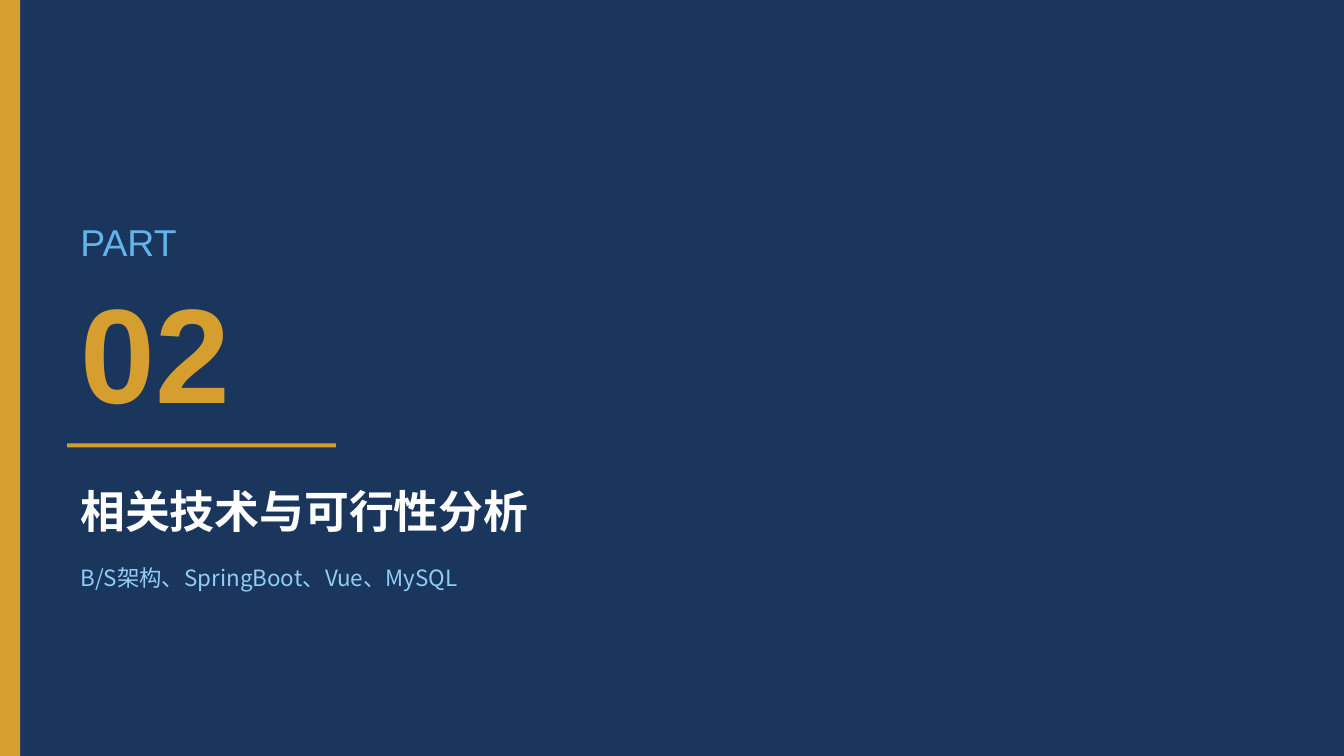
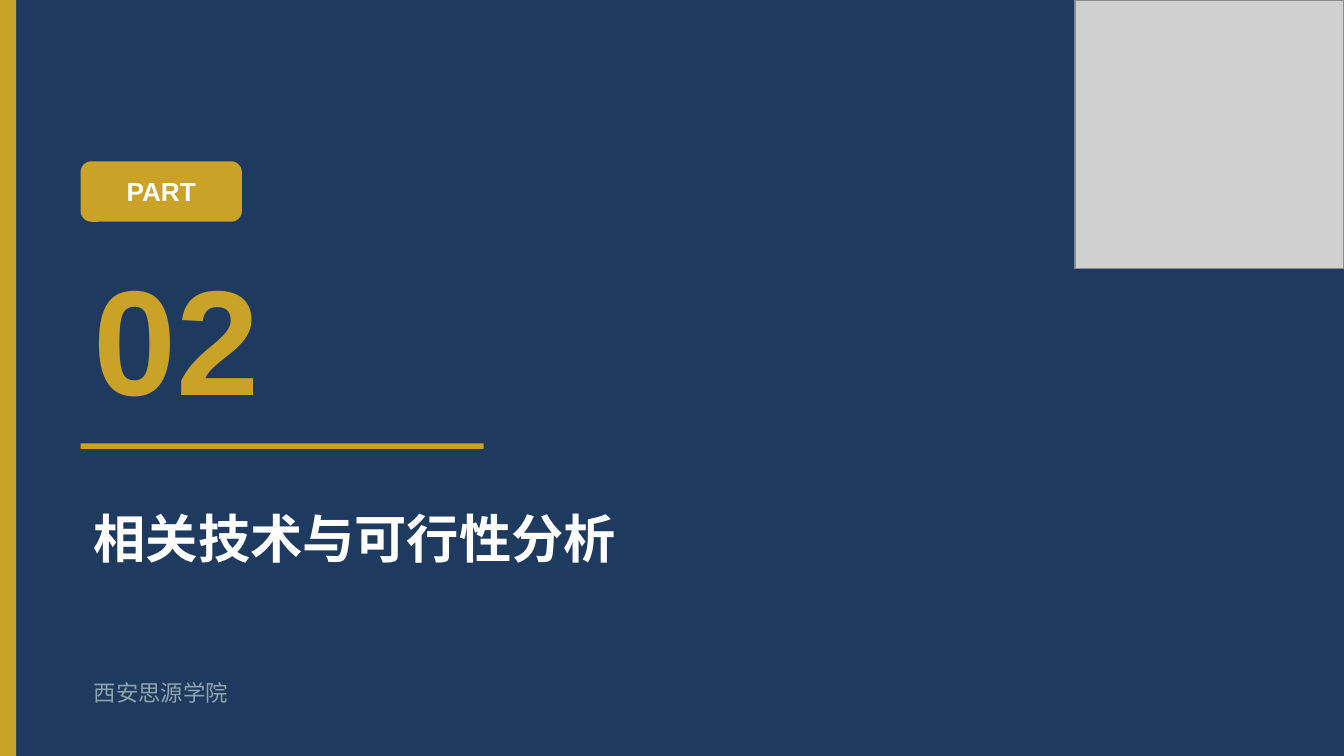
Before and after one commit to lvolk555/Trea--warehouse-, a slide deck: slide 6 of 生鲜超市综合管理系统_毕业答辩PPT.pptx. Drawn at 1344x756 pixels with LibreOffice and Linux fonts; fonts in the diff are those of the drawing; grey boxes stand for pictures. Boxes give left, top, right and bottom in pixels: in the first picture for what was removed or moved away, otherwise in the second. Text is boxed around its words. In the diff, an @@ line names an element or a change of style, - is before the commit and + after.

```diff
--- a/生鲜超市综合管理系统_毕业答辩PPT.pptx
+++ b/生鲜超市综合管理系统_毕业答辩PPT.pptx
@@ background #1A365D to #1E3A5F @@
@@ rectangle: place and size @@
-rectangle at box(0, 0, 20, 755)
+rectangle at box(0, 0, 16, 755)
@@ rectangle at box(0, 0, 16, 755): fill #D69E2E to #C9A227 @@
@@ picture added at box(1075, 0, 1344, 269) @@
@@ text "PART": place and size @@
-text "PART" at box(80, 230, 176, 256)
+text "PART" at box(127, 183, 196, 201)
@@ text "PART" at box(127, 183, 196, 201): size 20 to 14 pt, text colour #63B3ED to #FFFFFF, bold on; alignment left to centre @@
@@ rounded rectangle added at box(81, 161, 242, 222), fill #C9A227 @@
@@ text "02": place and size @@
-text "02" at box(80, 309, 229, 405)
+text "02" at box(94, 291, 260, 397)
@@ text "02" at box(94, 291, 260, 397): size 72 to 80 pt, text colour #D69E2E to #C9A227 @@
@@ rectangle at box(81, 444, 484, 449): fill #D69E2E to #C9A227 @@
@@ rectangle: place and size @@
-rectangle at box(67, 444, 336, 448)
+rectangle at box(81, 444, 484, 449)
@@ text "相关技术与可行性分析": place and size @@
-text "相关技术与可行性分析" at box(80, 490, 528, 532)
+text "相关技术与可行性分析" at box(94, 513, 616, 563)
@@ text "相关技术与可行性分析" at box(94, 513, 616, 563): size 24 to 28 pt @@
@@ text removed at box(80, 567, 457, 592) @@
-B/S架构、SpringBoot、Vue、MySQL
@@ text added at box(94, 682, 228, 703), 12 pt, text #90A4AE @@
+西安思源学院
```
Also in this commit, not shown: 15 other slides changed, 6 slides added, 6 slides removed.
